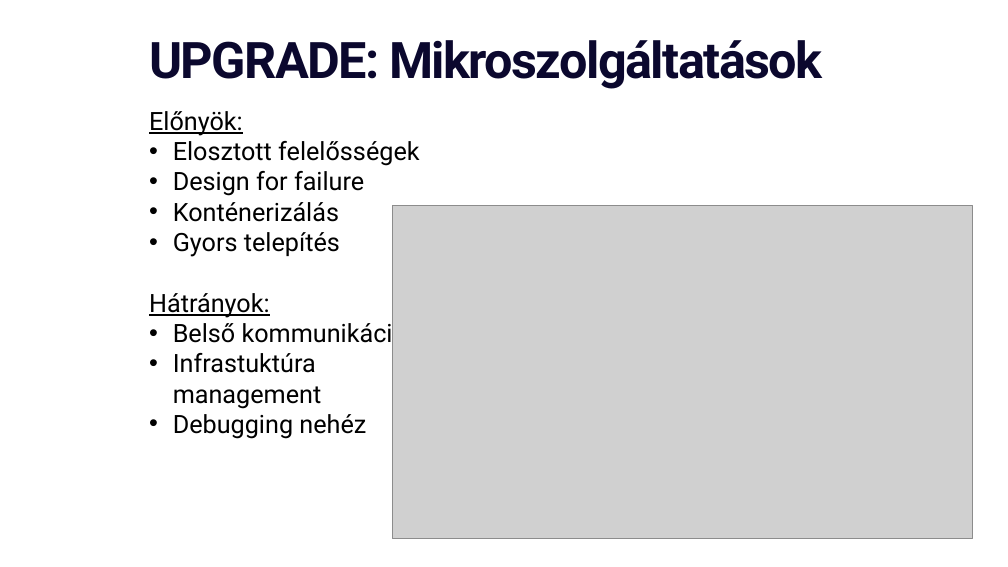
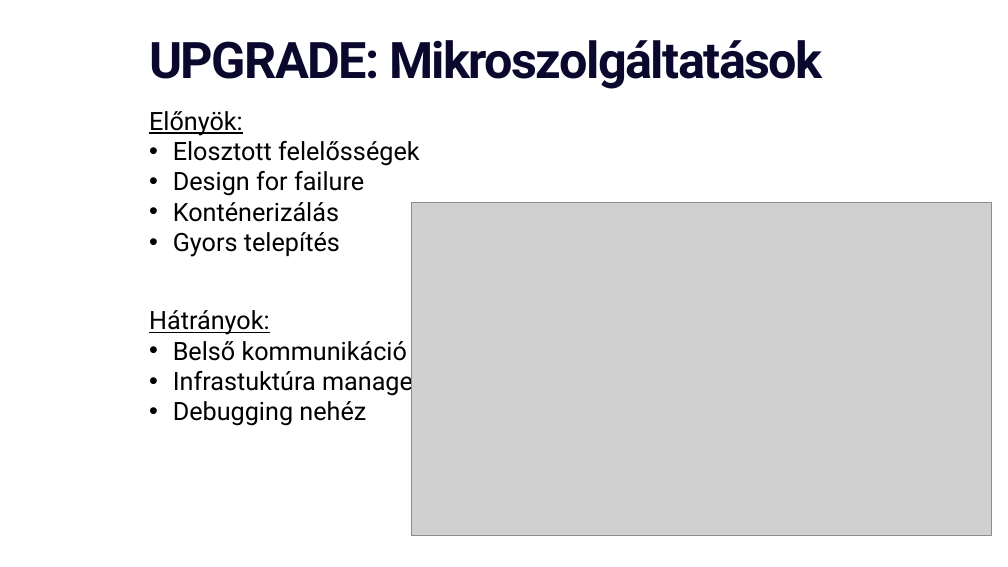
Before and after one commit to triszt4n/remark, a slide deck: slide 5 of docs/Presentation_hu.pptx. Drawn at 1008x567 pixels with LibreOffice and Linux fonts; fonts in the diff are those of the drawing; grey boxes stand for pictures; background and template pictures are left out. Boxes give left, top, right and bottom in pixels: in the first picture for what was removed or moved away, otherwise in the second. Text is boxed around its words. In the diff, an @@ line names an element or a change of style, - is before the commit and + after.

```diff
--- a/docs/Presentation_hu.pptx
+++ b/docs/Presentation_hu.pptx
@@ picture moved from (x1=392, y1=206, x2=973, y2=539) to (x1=411, y1=203, x2=992, y2=536) @@
@@ text "Hátrányok:" rewrapped from (x1=149, y1=293, x2=407, y2=439) to (x1=149, y1=310, x2=471, y2=426) @@
```
Also in this commit, not shown: 3 other slides changed, 1 slide removed, 3 other files.
